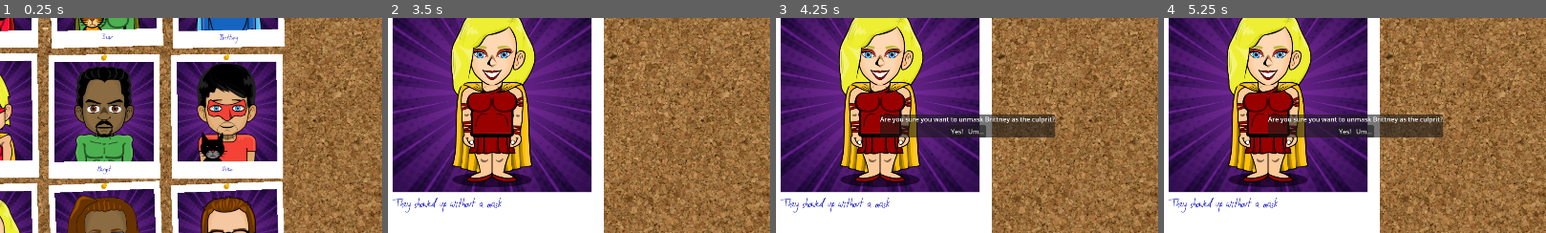
Above: before the commit, frames 1-4 (left to right).
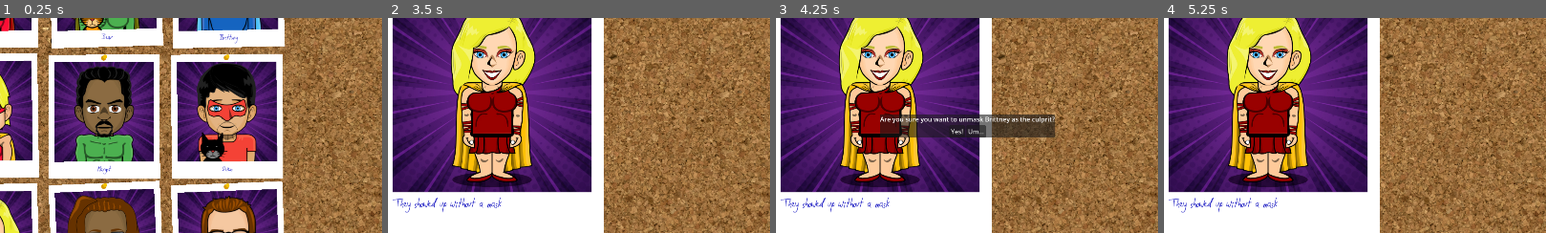
Above: after the commit, the same moments.

Repository: grapejamgames/a_hero_stole_my_wallet
Game: Godot game, scene res://main.tscn
Same seed, same stepped clock (60 frames per second), same inputs: the game is played once before the commit and once after it.
Inputs (mouse positions are % of the whole screen's width and height, from its top left):
- Up to frame 1 (0.25 s): no input
- Up to frame 2 (3.5 s): click "Restart" at 0.5 s; click "Restart" at 1.25 s; click "Restart" at 2 s; tap Enter at 2.75 s; move the mouse to (34, 20) at 2.77 s; click (34, 20) at 2.92 s
- Up to frame 3 (4.25 s): click "Accuse this Hero!" at 3.5 s
- Up to frame 4 (5.25 s): click "Yes!" at 4.25 s; click "Um..." at 5 s
The pictures show only the part of the screen within x 36-86%, y 28-78%; the shares and areas given below are measured in that part.

Frames 1-3 are identical in both runs. In frame 4, 4.7% of the frame differs, in the area x 27-74%, y 44-56%.

Commit message:
Buttons on end screens finally working

Diff:
--- a/a_hero_stole_my_wallet/UI/Scenes/GamePlay.tscn
+++ b/a_hero_stole_my_wallet/UI/Scenes/GamePlay.tscn
@@ -132,6 +132,21 @@
 layout_mode = 2
 hero_description = ExtResource("10_axlnd")
 
+[node name="CanvasLayer2" type="CanvasLayer" parent="." unique_id=838101447]
+
+[node name="Endgame" parent="CanvasLayer2" unique_id=1164739181 instance=ExtResource("14_g45j2")]
+z_index = 1
+custom_minimum_size = Vector2(0, -400)
+anchors_preset = 0
+anchor_right = 0.0
+anchor_bottom = 0.0
+offset_left = 960.0
+offset_top = 540.0
+offset_right = 960.0
+offset_bottom = 540.0
+grow_horizontal = 1
+grow_vertical = 1
+
 [node name="CenterContainer2" type="CenterContainer" parent="." unique_id=1339445102]
 layout_mode = 1
 anchors_preset = 15
@@ -142,15 +157,6 @@
 
 [node name="examine_polaroid" parent="CenterContainer2" unique_id=1309929077 instance=ExtResource("11_ail8s")]
 layout_mode = 2
-
-[node name="Endgame" parent="." unique_id=1164739181 instance=ExtResource("14_g45j2")]
-z_index = 1
-custom_minimum_size = Vector2(0, -400)
-layout_mode = 0
-offset_left = 960.0
-offset_top = 540.0
-offset_right = 960.0
-offset_bottom = 540.0
 
 [connection signal="examine_polaroid" from="CenterContainer/VBoxContainer/HBoxContainer/HeroHeadshot" to="CenterContainer2/examine_polaroid" method="_on_hero_headshot_examine_polaroid"]
 [connection signal="hide_grid" from="CenterContainer/VBoxContainer/HBoxContainer/HeroHeadshot" to="." method="_on_hero_headshot_hide_grid"]
@@ -170,5 +176,5 @@
 [connection signal="hide_grid" from="CenterContainer/VBoxContainer/HBoxContainer3/HeroHeadshot2" to="." method="_on_hero_headshot_hide_grid"]
 [connection signal="examine_polaroid" from="CenterContainer/VBoxContainer/HBoxContainer3/HeroHeadshot3" to="CenterContainer2/examine_polaroid" method="_on_hero_headshot_examine_polaroid"]
 [connection signal="hide_grid" from="CenterContainer/VBoxContainer/HBoxContainer3/HeroHeadshot3" to="." method="_on_hero_headshot_hide_grid"]
-[connection signal="endgame" from="CenterContainer2/examine_polaroid" to="Endgame" method="_on_examine_polaroid_endgame"]
+[connection signal="endgame" from="CenterContainer2/examine_polaroid" to="CanvasLayer2/Endgame" method="_on_examine_polaroid_endgame"]
 [connection signal="show_grid" from="CenterContainer2/examine_polaroid" to="." method="_on_examine_polaroid_show_grid"]
--- a/a_hero_stole_my_wallet/UI/Scenes/endgame.tscn
+++ b/a_hero_stole_my_wallet/UI/Scenes/endgame.tscn
@@ -4,13 +4,14 @@
 
 [node name="Endgame" type="Control" unique_id=1164739181]
 layout_mode = 3
-anchors_preset = 0
-offset_top = 62.0
-offset_right = 431.0
-offset_bottom = 62.0
+anchors_preset = 15
+anchor_right = 1.0
+anchor_bottom = 1.0
+grow_horizontal = 2
+grow_vertical = 2
 script = ExtResource("1_ovokl")
 
-[node name="CenterContainer" type="CenterContainer" parent="." unique_id=219115454]
+[node name="ColorRect" type="ColorRect" parent="." unique_id=1390381345]
 layout_mode = 1
 anchors_preset = 15
 anchor_right = 1.0
@@ -18,15 +19,10 @@
 grow_horizontal = 2
 grow_vertical = 2
 
-[node name="ColorRect" type="ColorRect" parent="CenterContainer" unique_id=1448341645]
-layout_mode = 2
-color = Color(0.5370987, 0.5370987, 0.5370987, 0.5)
-
 [node name="Sure" type="PanelContainer" parent="." unique_id=1025527174]
-visible = false
 layout_mode = 0
-offset_right = 40.0
-offset_bottom = 40.0
+offset_right = 431.0
+offset_bottom = 58.0
 mouse_filter = 1
 
 [node name="VBoxContainer" type="VBoxContainer" parent="Sure" unique_id=417985598]
@@ -52,8 +48,8 @@
 
 [node name="Congrats" type="PanelContainer" parent="." unique_id=4811167]
 layout_mode = 0
-offset_right = 40.0
-offset_bottom = 40.0
+offset_right = 245.0
+offset_bottom = 77.0
 
 [node name="VBoxContainer2" type="VBoxContainer" parent="Congrats" unique_id=2120881675]
 layout_mode = 2
@@ -72,8 +68,8 @@
 
 [node name="Fail" type="PanelContainer" parent="." unique_id=31542911]
 layout_mode = 0
-offset_right = 40.0
-offset_bottom = 40.0
+offset_right = 280.0
+offset_bottom = 77.0
 
 [node name="VBoxContainer" type="VBoxContainer" parent="Fail" unique_id=1423692111]
 layout_mode = 2
--- a/a_hero_stole_my_wallet/UI/Scripts/endgame.gd
+++ b/a_hero_stole_my_wallet/UI/Scripts/endgame.gd
@@ -3,6 +3,7 @@
 @onready var congrats_container: PanelContainer = $Congrats
 @onready var sure_label: Label = $Sure/VBoxContainer/Sure
 @onready var fail_container: PanelContainer = $Fail
+@onready var canvas_layer_2: CanvasLayer = $".."
 
 
 
@@ -16,6 +17,7 @@
 func _on_examine_polaroid_endgame(name: String) -> void:
 	sure_label.text = "Are you sure you want to unmask " + name + " as the culprit?"
 	sure_container.show()
+	canvas_layer_2.show()
 	print("endgame!")
 
 
--- a/a_hero_stole_my_wallet/UI/Scripts/game_play.gd
+++ b/a_hero_stole_my_wallet/UI/Scripts/game_play.gd
@@ -1,11 +1,13 @@
 extends Control
 @onready var center_container: CenterContainer = $CenterContainer
 @onready var center_container_2: CenterContainer = $CenterContainer2
+@onready var canvas_layer_2: CanvasLayer = $CanvasLayer2
 
 
 # Called when the node enters the scene tree for the first time.
 func _ready() -> void:
 	_on_examine_polaroid_show_grid()
+	canvas_layer_2.hide()
 
 
 # Called every frame. 'delta' is the elapsed time since the previous frame.
